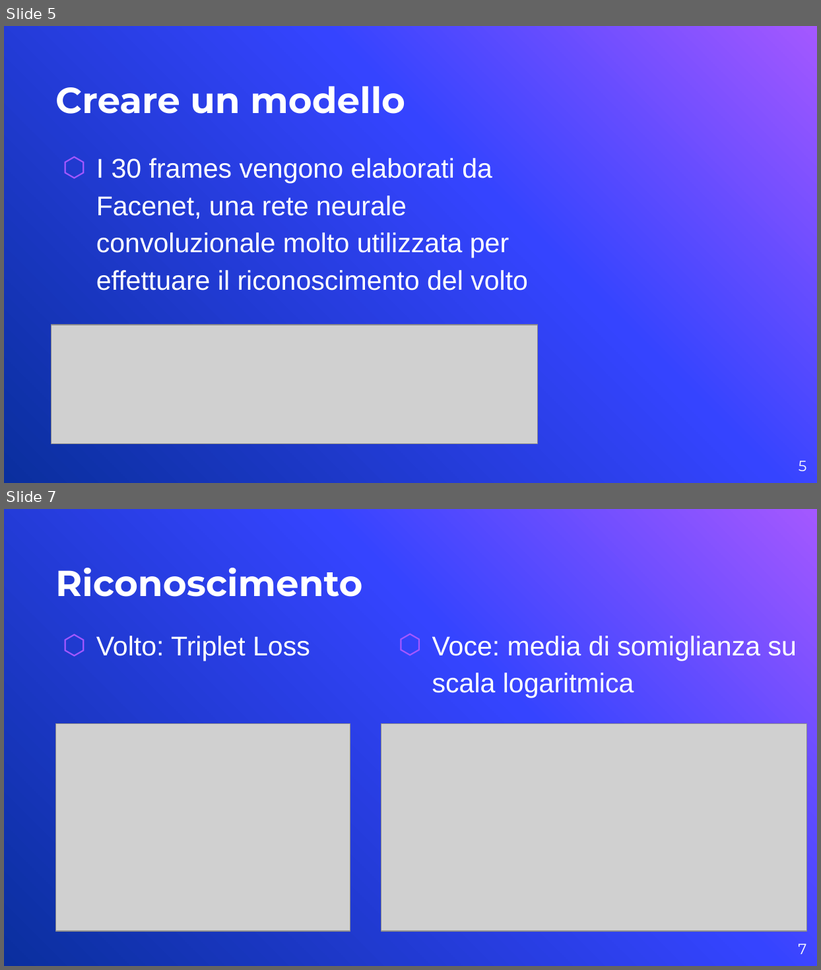
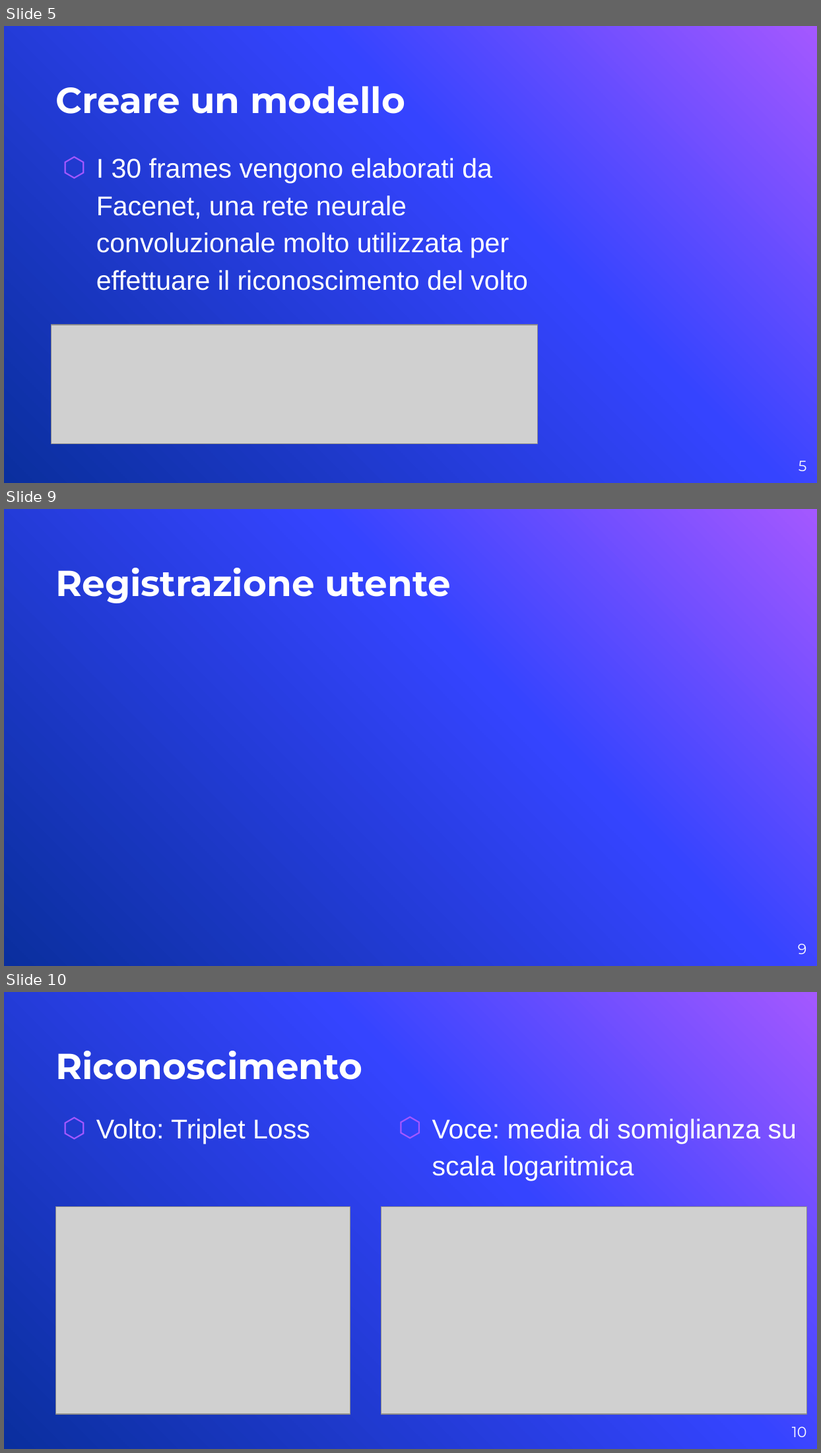
Before and after one commit to AmedeoD96/Citofono, a slide deck: Progetto/Documentazione/Presentazione.pptx. Shown one above the other, each under a label of ours: slides 5 and 7 before the commit, slides 5, 9 and 10 after it; the slides between them are not shown. The pictures are 821x970 and 821x1453 pixels, drawn with LibreOffice and Linux fonts; fonts in the diff are those of the drawing; grey boxes stand for pictures; background and template pictures are left out. Boxes give left, top, right and bottom in pixels: in the first picture for what was removed or moved away, otherwise in the second. Text is boxed around its words. In the diff, an @@ line names an element or a change of style, - is before the commit and + after.

```diff
--- a/Progetto/Documentazione/Presentazione.pptx
+++ b/Progetto/Documentazione/Presentazione.pptx
@@ slide 9 added at <box>4,509,817,966</box>, background picture (left out) @@
@@ title added at <box>55,568,450,603</box>, 32 pt, text #FFFFFF, bold @@
+Registrazione utente
@@ page number added at <box>798,944,807,955</box>, 13 pt, text #FFFFFF @@
+9
@@ what was slide 7 is now slide 10 @@
@@ page number at <box>792,1427,807,1438</box>: text changed @@
-7
+10
```
Also in this commit, not shown: 4 slides changed, 3 other slides added.
